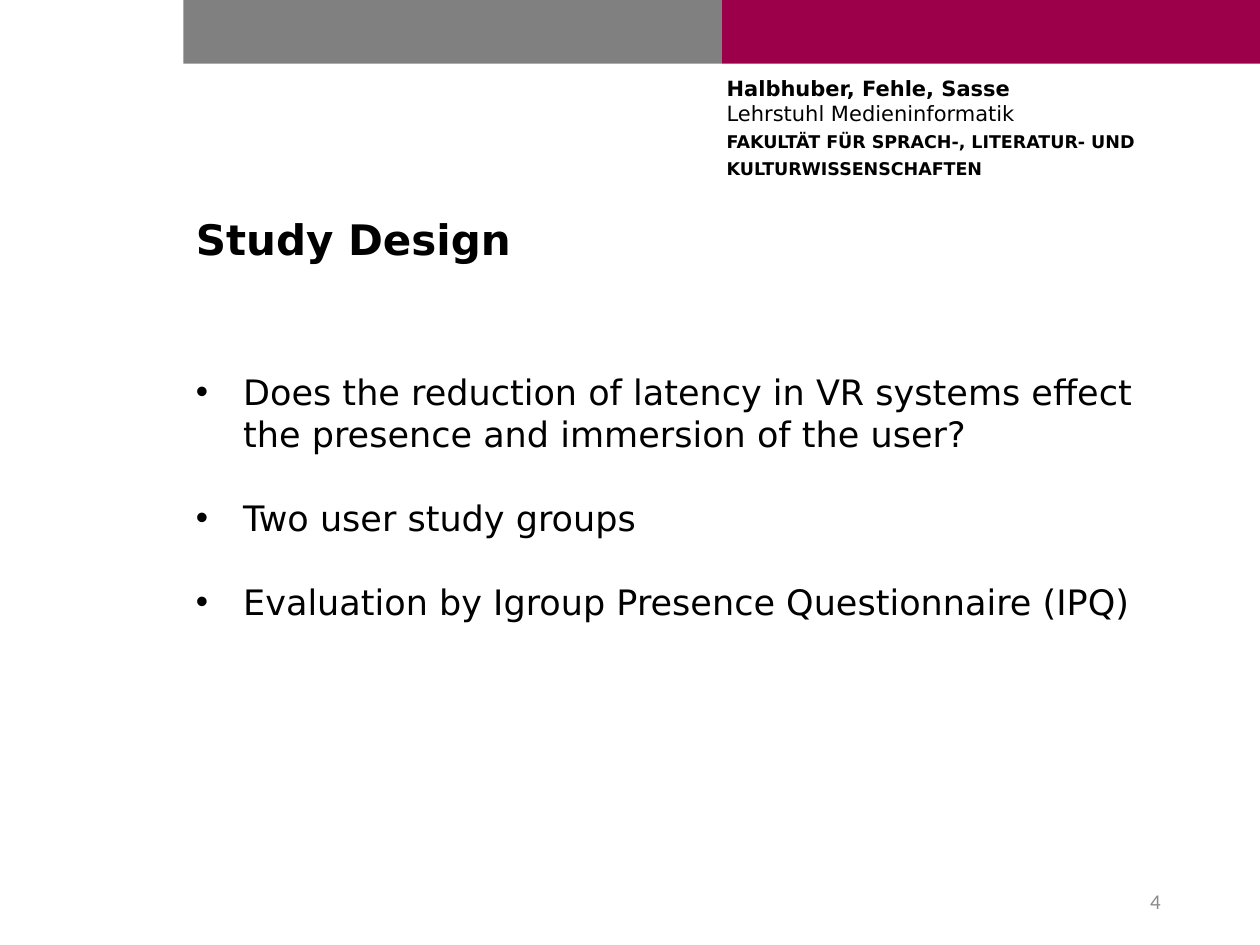
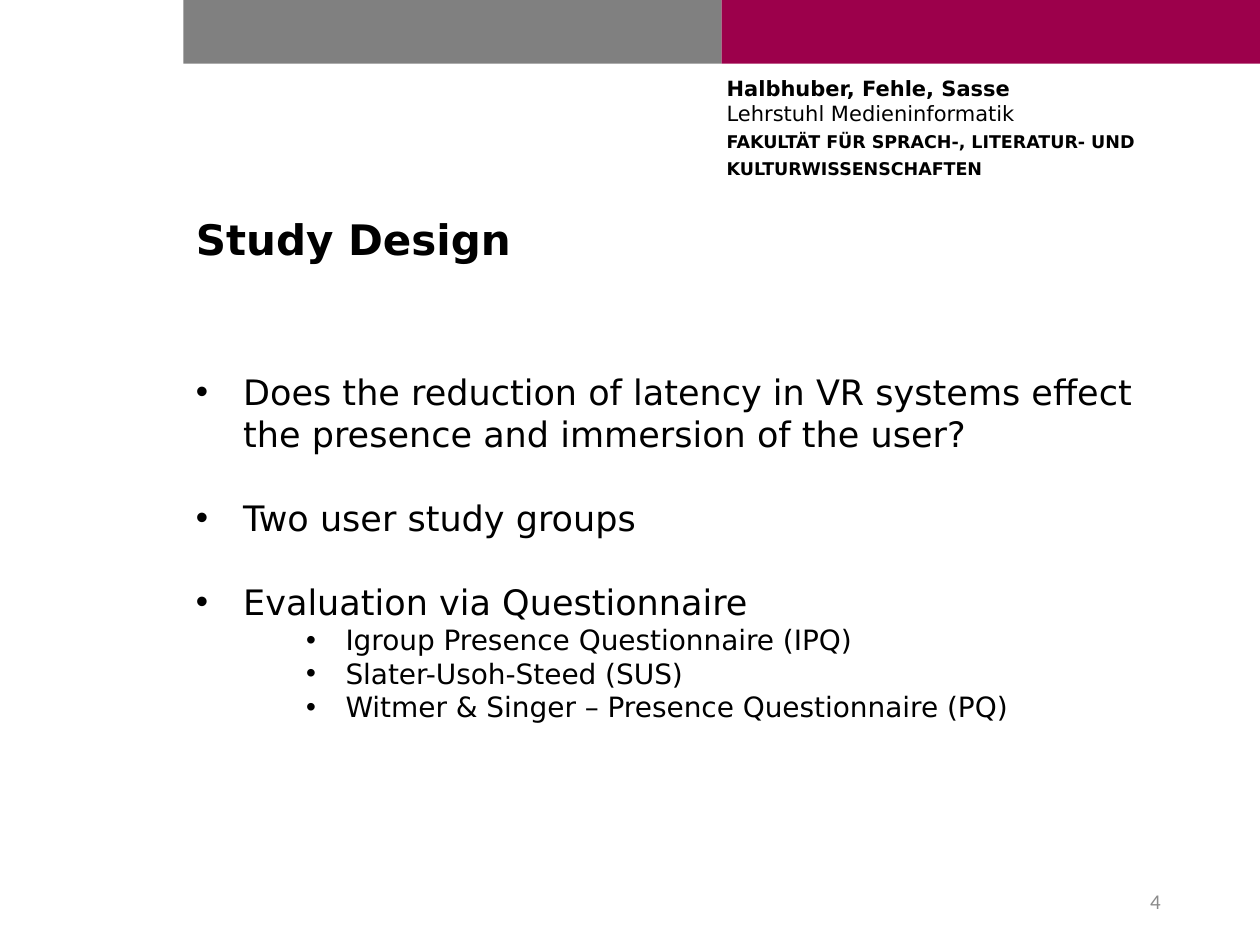
Before and after one commit to Cele3x/practical-seminar, a slide deck: slide 4 of 03-status-report/fehle_halbhuber_sasse_being_as_fast.pptx. Drawn at 1260x945 pixels with LibreOffice and Linux fonts; fonts in the diff are those of the drawing; background and template pictures are left out. Boxes give left, top, right and bottom in pixels: in the first picture for what was removed or moved away, otherwise in the second. Text is boxed around its words. In the diff, an @@ line names an element or a change of style, - is before the commit and + after.

Commit message:
Changed slice 4

```diff
--- a/03-status-report/fehle_halbhuber_sasse_being_as_fast.pptx
+++ b/03-status-report/fehle_halbhuber_sasse_being_as_fast.pptx
@@ text at [243, 588, 1008, 723]: text changed; size 20 to 16 pt @@
-• Evaluation by Igroup Presence Questionnaire (IPQ)
+• Evaluation via Questionnaire
+  • Igroup Presence Questionnaire (IPQ)
+  • Slater-Usoh-Steed (SUS)
+  • Witmer & Singer – Presence Questionnaire (PQ)
```
